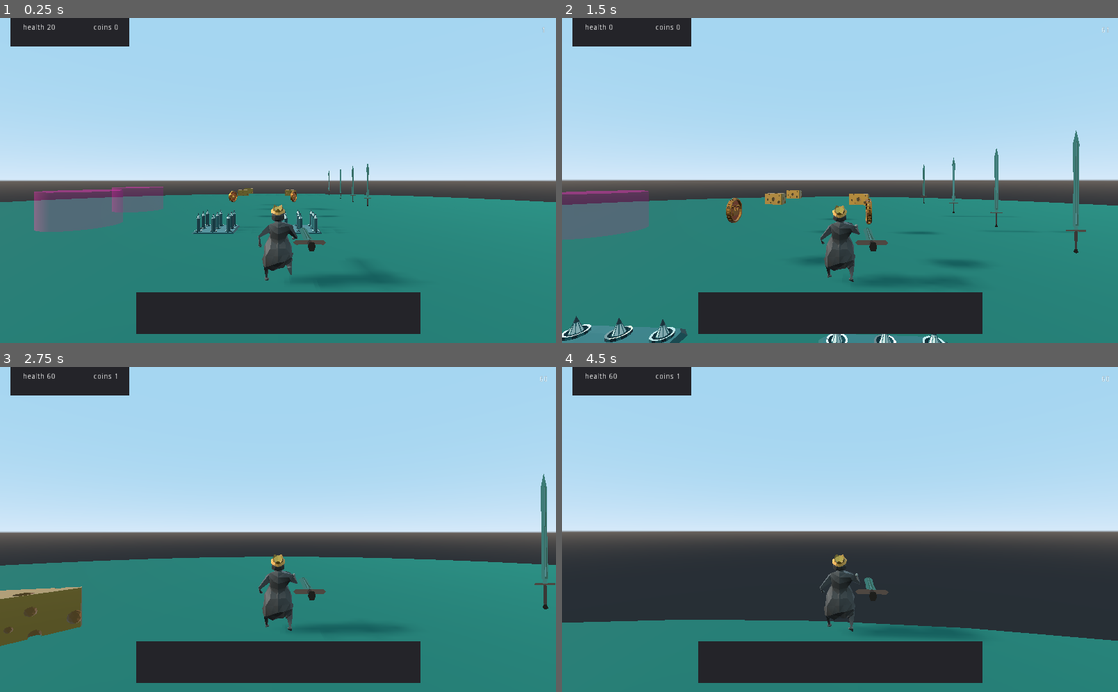
Above: before the commit, frames 1-4 (two rows, left to right).
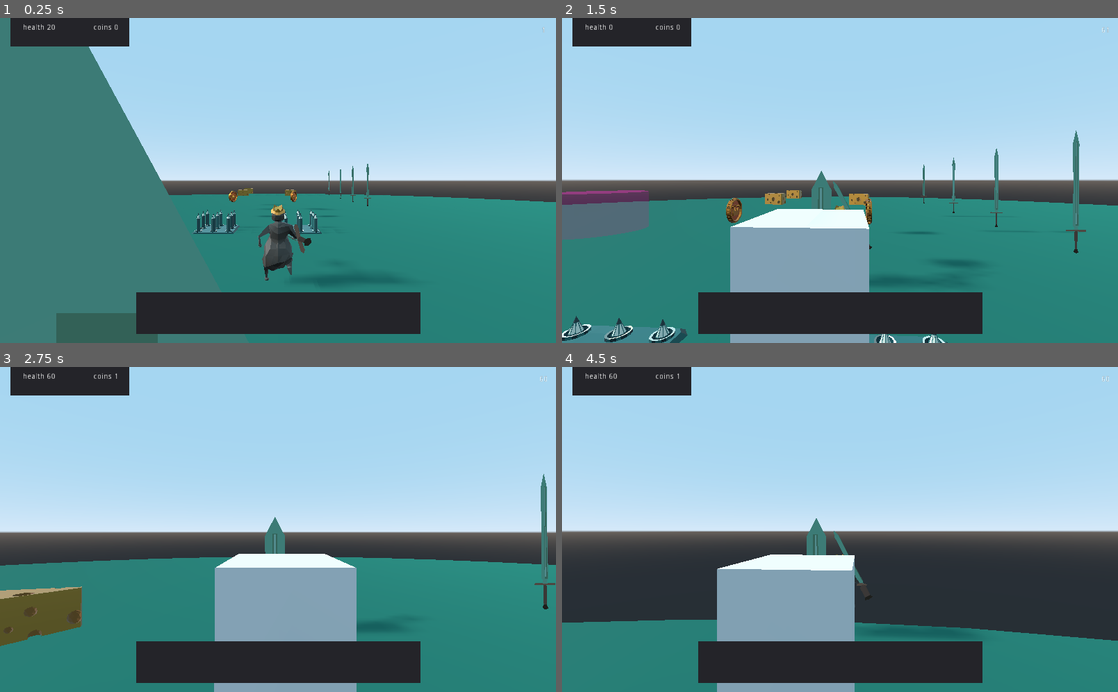
Above: after the commit, the same moments.

Repository: DENNKA/SwordsAndSauce
Game: Godot game, scene res://scenes/Test_Level.tscn
The game is run twice, just before and just after one commit, with the same random seed, the same clock (stepped at 60 frames per second) and the same inputs.
Inputs (mouse positions are in pixels of both pictures, inside the frame that each line leads up to):
- Up to frame 1 (0.25 s): no input
- Up to frame 2 (1.5 s): tap Enter at 0.5 s; move the mouse to (867, 180) at 0.52 s; hold W (move_forward) from 0.53 s (still down); tap E (use) at 0.6, 1.35 s; click (867, 180) at 0.67 s; move the mouse to (812, 180) at 1.27 s; click (812, 180) at 1.42 s
- Up to frame 3 (2.75 s): keep holding W (move_forward); move the mouse to (289, 523) at 2.02 s; tap E (use) at 2.1 s; click (289, 523) at 2.17 s
- Up to frame 4 (4.5 s): keep holding W (move_forward); move the mouse to (834, 536) at 2.77 s; tap E (use) at 2.85, 3.6, 4.35 s; click (834, 536) at 2.92 s; move the mouse to (878, 532) at 3.52 s; click (878, 532) at 3.67 s; move the mouse to (795, 526) at 4.27 s; click (795, 526) at 4.42 s

The runs differ from the first frame. In frame 1, 13% of the frame differs, in the area x 0-59%, y 0-100%; in frame 2, 7.1%; in frame 3, 7.7%; in frame 4, 7.6%.

Commit message:
add entity

Diff:
--- a/Sword/Sword.gd
+++ b/Sword/Sword.gd
@@ -1,23 +1,33 @@
 extends Area
 
-onready var player := get_tree().get_root().get_node("Test_Level").get_node("Player")
-onready var player_model := player.get_node("Mesh")
-onready var hand := player.find_node("Hand")
+onready var entity := get_parent()
+onready var entity_model := entity.get_node("Mesh")
+onready var hand := entity.find_node("Hand")
 
 var damage = 20
 
+var damaged_bodies = []
+
+func new_attack():
+	damaged_bodies.clear()
+
 func _ready():
-	monitoring = true
-	connect("body_entered", self, "_on_collision")
+	pass
 
 func _on_collision(body):
-	if body == player:
+	if body == entity:
 		return
-	if body.has_method("damage"):
+	if body in damaged_bodies:
+		return
+	if entity.is_attack and body.has_method("damage"):
 		body.damage(damage)
+		damaged_bodies.append(body)
 
-func _process(delta):
-	var hand_pos = hand.global_transform.origin
+func _process(_delta):
+	var hand_pos = hand.global_transform
 
-	global_transform.origin = hand_pos
-	rotation = player_model.rotation + Vector3(0, 0, -3.14/2)
+	global_transform.origin = hand_pos.origin
+	rotation = entity_model.rotation + hand.rotation
+
+	for body in get_overlapping_bodies():
+		_on_collision(body)
--- a/Sword/Sword.tscn
+++ b/Sword/Sword.tscn
@@ -7,7 +7,7 @@
 extents = Vector3( 1, 0.505868, 1 )
 
 [node name="Sword" type="Area"]
-transform = Transform( 0.128994, 0, 0, 0, 0.232146, 0, 0, 0, 0.2086, 0, 0, 0 )
+transform = Transform( 0.128994, 0, 0, 0, 0.232146, 0, 0, 0, 0.2086, 0, 0.191482, 0 )
 script = ExtResource( 1 )
 
 [node name="sword" parent="." instance=ExtResource( 2 )]
--- a/creatures/Mouse/mouse.tscn
+++ b/creatures/Mouse/mouse.tscn
@@ -11,3 +11,7 @@
 
 [node name="mouse" instance=ExtResource( 1 )]
 script = SubResource( 1 )
+
+[node name="Hand" type="BoneAttachment" parent="Арматура/Skeleton" index="1"]
+transform = Transform( 0.503727, 0.858575, 0.095437, 0.202215, -0.224599, 0.953239, 0.839862, -0.460873, -0.286753, 0.313982, 0.720396, 0.878935 )
+bone_name = "Bone.013"
--- a/enemys/test_enemy/Enemy.gd
+++ b/enemys/test_enemy/Enemy.gd
@@ -1,19 +1,6 @@
-extends KinematicBody
+extends Entity
 
 onready var player := get_tree().get_root().get_node("Test_Level").get_node("Player")
-
-const MOVEMENT = 300
-
-var health = 100
-
-var velocity = Vector3.ZERO
-var direction = Vector3.ZERO
-
-func damage(damageHp):
-    health -= damageHp
-    if health < 0:
-        health = 0
-        queue_free()
 
 func _ready():
 	pass
@@ -27,13 +14,17 @@
 	rotate_y(-angle - get_rotation().y)
 
 	direction = Vector3.ZERO
-	if distance > 3.0:
+	if distance > 0.1:
 		direction.x = -1
+	if distance < 0.7:
+		attack()
 
 	if direction:
 		direction *= MOVEMENT * delta
 		direction = direction.rotated(Vector3.UP, rotation.y)
 
+	_to_floor()
+
 	velocity.x = direction.x
 	velocity.z = direction.z
 
--- a/enemys/test_enemy/Enemy.tscn
+++ b/enemys/test_enemy/Enemy.tscn
@@ -5,14 +5,20 @@
 [sub_resource type="CubeMesh" id=1]
 
 [sub_resource type="BoxShape" id=2]
+extents = Vector3( 0.276546, 0.593233, 0.233696 )
 
 [node name="Enemy" type="KinematicBody"]
 script = ExtResource( 1 )
 
-[node name="MeshInstance" type="MeshInstance" parent="."]
+[node name="Mesh" type="MeshInstance" parent="."]
+transform = Transform( 0.240906, 0, 0, 0, 0.604909, 0, 0, 0, 0.229594, 0, 0, 0 )
 mesh = SubResource( 1 )
 skeleton = NodePath("../CollisionShape")
 material/0 = null
 
+[node name="Hand" type="Position3D" parent="."]
+transform = Transform( 1, 0, 0, 0, 1, 0, 0, 0, 1, -0.558429, 0.0360844, 0.0367755 )
+
 [node name="CollisionShape" type="CollisionShape" parent="."]
+transform = Transform( 1, 0, 0, 0, 1, 0, 0, 0, 1, 0, 0.0360844, 0 )
 shape = SubResource( 2 )
--- a/objects/Coin/Coin.tscn
+++ b/objects/Coin/Coin.tscn
@@ -1,8 +1,9 @@
-[gd_scene load_steps=6 format=2]
+[gd_scene load_steps=7 format=2]
 
 [ext_resource path="res://objects/Coin/Coin.gd" type="Script" id=1]
 [ext_resource path="res://action_system/action_collected/action_collected.tscn" type="PackedScene" id=2]
 [ext_resource path="res://models/Coin/Coin.glb" type="PackedScene" id=3]
+[ext_resource path="res://models/Coin/Материал.material" type="Material" id=4]
 
 [sub_resource type="Animation" id=1]
 length = 0.001
@@ -66,6 +67,7 @@
 
 [node name="Coin" parent="." index="0"]
 transform = Transform( 0.2, 0, 0, 0, 0.2, 0, 0, 0, 0.2, 0, 0, 0.05 )
+material/0 = ExtResource( 4 )
 
 [node name="AnimationPlayer" type="AnimationPlayer" parent="." index="1"]
 anims/RESET = SubResource( 1 )
--- a/player/Player.tscn
+++ b/player/Player.tscn
@@ -25,9 +25,6 @@
 [node name="mouse" parent="Mesh" instance=ExtResource( 4 )]
 transform = Transform( 0.261264, 0, 0, 0, 0.261264, 0, 0, 0, 0.261264, 0, -0.20376, 0 )
 
-[node name="Hand" type="Position3D" parent="Mesh"]
-transform = Transform( 1, 0, 0, 0, 1, 0, 0, 0, 1, 0.124203, 0, 0.413952 )
-
 [node name="camera_root" type="Spatial" parent="."]
 
 [node name="cam_h" type="Spatial" parent="camera_root"]
--- a/player/movement.gd
+++ b/player/movement.gd
@@ -1,13 +1,4 @@
-extends KinematicBody
-
-## Speed:
-const MOVEMENT = 300
-const GRAVITY = -20
-const ROTATION = 4
-
-var velocity = Vector3.ZERO
-var direction = Vector3.ZERO
-var turning = Vector3.ZERO
+extends Entity
 
 var mesh
 var camera_h
@@ -44,11 +35,10 @@
 		mesh.rotation.y = lerp_angle(turning.y, -atan2(direction.z, direction.x), delta * ROTATION)
 		turning.y = mesh.rotation.y
 
+	if Input.is_mouse_button_pressed(BUTTON_LEFT):
+		attack()
 
-	if is_on_floor():
-		velocity = Vector3(direction.x, 0, direction.z)
-	else:
-		velocity = Vector3(direction.x, GRAVITY, direction.z)
+	_to_floor()
 
 	velocity = move_and_slide(velocity, Vector3.UP)
 
--- a/project.godot
+++ b/project.godot
@@ -7,6 +7,16 @@
 ;   param=value ; assign values to parameters
 
 config_version=4
+
+_global_script_classes=[ {
+"base": "KinematicBody",
+"class": "Entity",
+"language": "GDScript",
+"path": "res://scripts/Entity.gd"
+} ]
+_global_script_class_icons={
+"Entity": ""
+}
 
 [application]
 
@@ -27,7 +37,10 @@
 [display]
 
 window/size/borderless=true
-window/size/fullscreen=true
+
+[editor_plugins]
+
+enabled=PoolStringArray( "res://addons/gldsrcBSP/plugin.cfg" )
 
 [input]
 
--- a/scenes/Test_Level.tscn
+++ b/scenes/Test_Level.tscn
@@ -8,6 +8,7 @@
 [ext_resource path="res://items/Sword/sword.tscn" type="PackedScene" id=6]
 [ext_resource path="res://items/Test_item/Spatial.tscn" type="PackedScene" id=7]
 [ext_resource path="res://Sword/Sword.tscn" type="PackedScene" id=8]
+[ext_resource path="res://enemys/test_enemy/Enemy.tscn" type="PackedScene" id=9]
 
 [sub_resource type="CylinderShape" id=2]
 
@@ -42,8 +43,10 @@
 
 [node name="Sword" parent="Player" instance=ExtResource( 8 )]
 
-[node name="Enemy" parent="." instance=ExtResource( 7 )]
-transform = Transform( 1, 0, 0, 0, 1, 0, 0, 0, 1, -6.17975, 0.604418, 0 )
+[node name="Enemy" parent="." instance=ExtResource( 9 )]
+transform = Transform( 1, 0, 0, 0, 1, 0, 0, 0, 1, -4.81132, 0.771802, -0.0327163 )
+
+[node name="Sword" parent="Enemy" instance=ExtResource( 8 )]
 
 [node name="Coin" parent="." instance=ExtResource( 2 )]
 transform = Transform( 1, 0, 0, 0, -4.37114e-08, -1, 0, 1, -4.37114e-08, 5.47458, 0.169428, -1.64729 )
--- /dev/null
+++ b/scripts/Entity.gd
@@ -0,0 +1,56 @@
+extends KinematicBody
+
+class_name Entity
+
+var health = 100
+var max_health = 100
+
+var is_attack = false
+
+const MOVEMENT = 300
+const GRAVITY = -20
+const ROTATION = 4
+
+var velocity = Vector3.ZERO
+var direction = Vector3.ZERO
+var turning = Vector3.ZERO
+
+var attack_timer
+
+func _ready():
+	attack_timer = Timer.new()
+	attack_timer.one_shot = true
+	add_child(attack_timer)
+
+func damage(damage_hp):
+	assert(damage_hp > 0)
+	health -= damage_hp
+	if health < 0:
+		health = 0
+		die()
+
+func heal(heal_hp):
+	assert(heal_hp > 0)
+	health += heal_hp
+	if (health > max_health):
+		health = max_health
+
+func die():
+	queue_free()
+
+func set_attack_animation():
+	pass
+
+func attack():
+	if attack_timer.time_left > 0.01:
+		return
+	set_attack_animation()
+	$Sword.new_attack()
+	is_attack = true
+	attack_timer.start(1.0)
+
+func _to_floor():
+	if is_on_floor():
+		velocity = Vector3(direction.x, 0, direction.z)
+	else:
+		velocity = Vector3(direction.x, GRAVITY, direction.z)
Not shown: 1 places in scenes/Test_Level.tscn that only renumber resources
